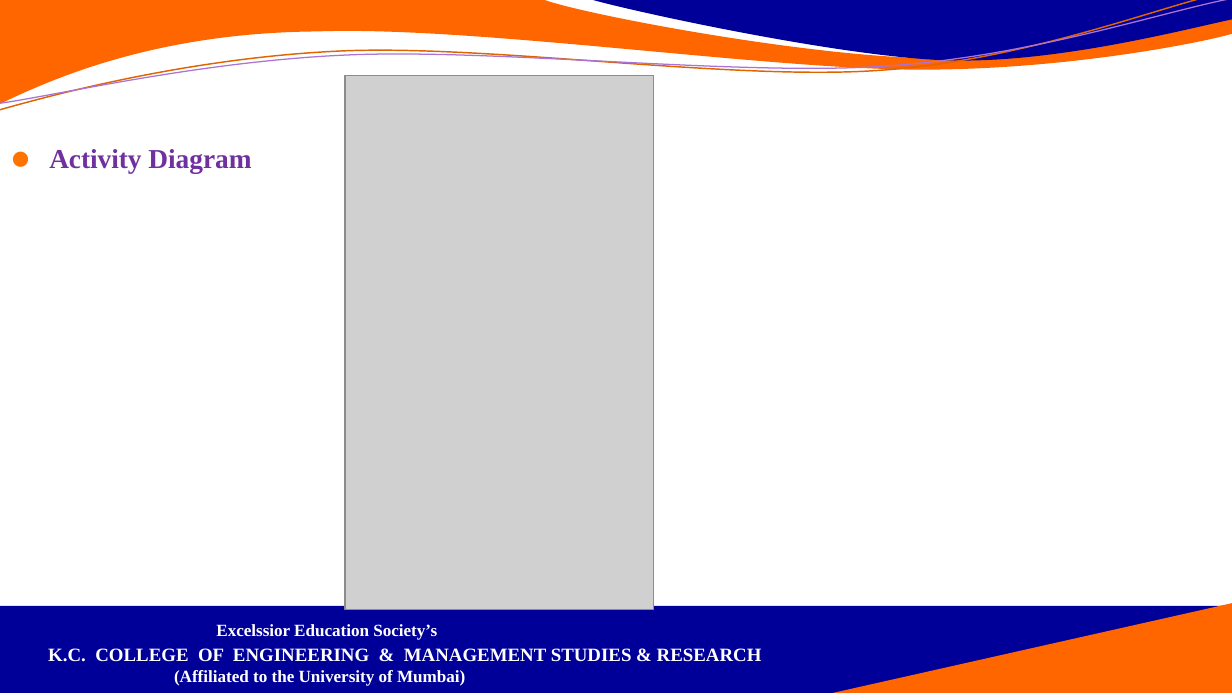
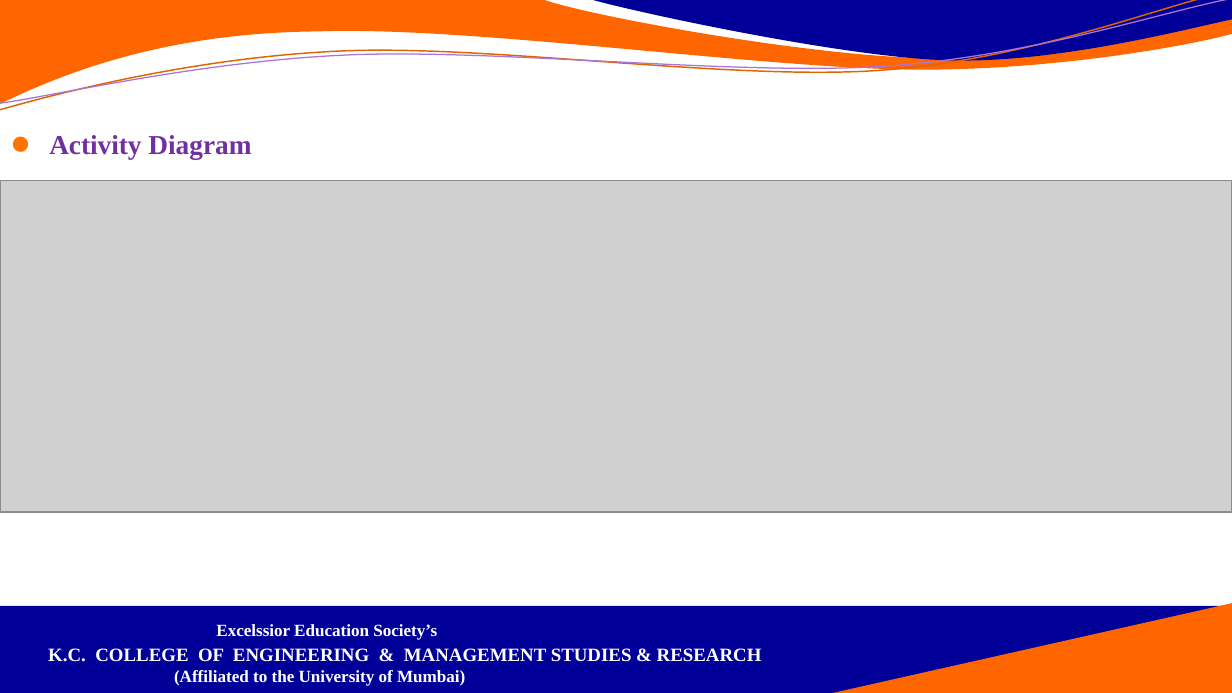
Before and after one commit to Armaan4477/Hangman, a slide deck: slide 15 of Documentation and ppt/PPT/Hangman_ppt.pptx. Drawn at 1232x693 pixels with LibreOffice and Linux fonts; fonts in the diff are those of the drawing; grey boxes stand for pictures; background and template pictures are left out. Boxes give left, top, right and bottom in pixels: in the first picture for what was removed or moved away, otherwise in the second. Text is boxed around its words. In the diff, an @@ line names an element or a change of style, - is before the commit and + after.

```diff
--- a/Documentation and ppt/PPT/Hangman_ppt.pptx
+++ b/Documentation and ppt/PPT/Hangman_ppt.pptx
@@ text "Activity Diagram" moved from (x1=49, y1=149, x2=251, y2=173) to (x1=49, y1=135, x2=251, y2=159) @@
@@ picture removed at (x1=345, y1=76, x2=654, y2=610) @@
@@ picture added at (x1=0, y1=181, x2=1232, y2=513) @@
```
Also in this commit, not shown: 5 other slides changed.
